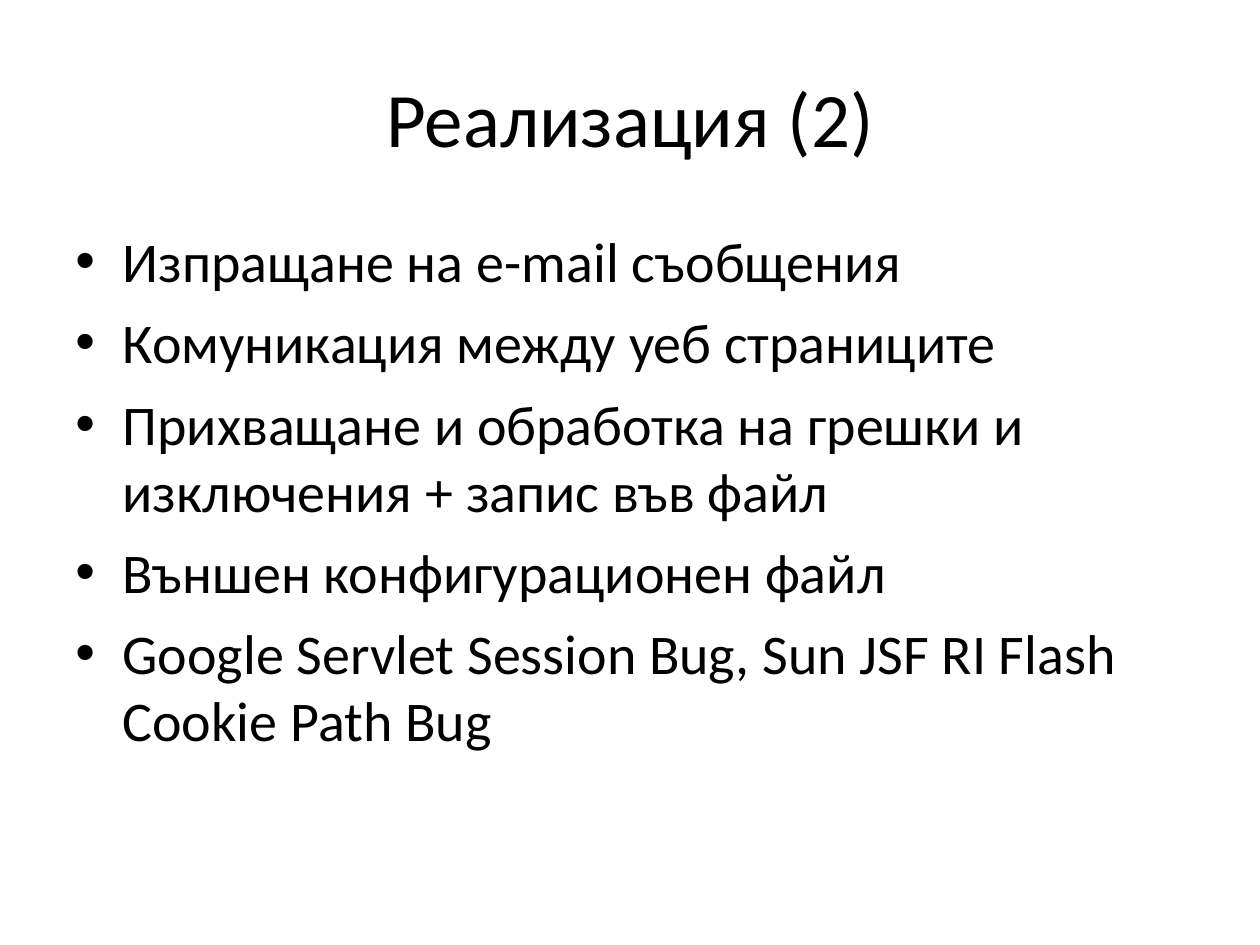
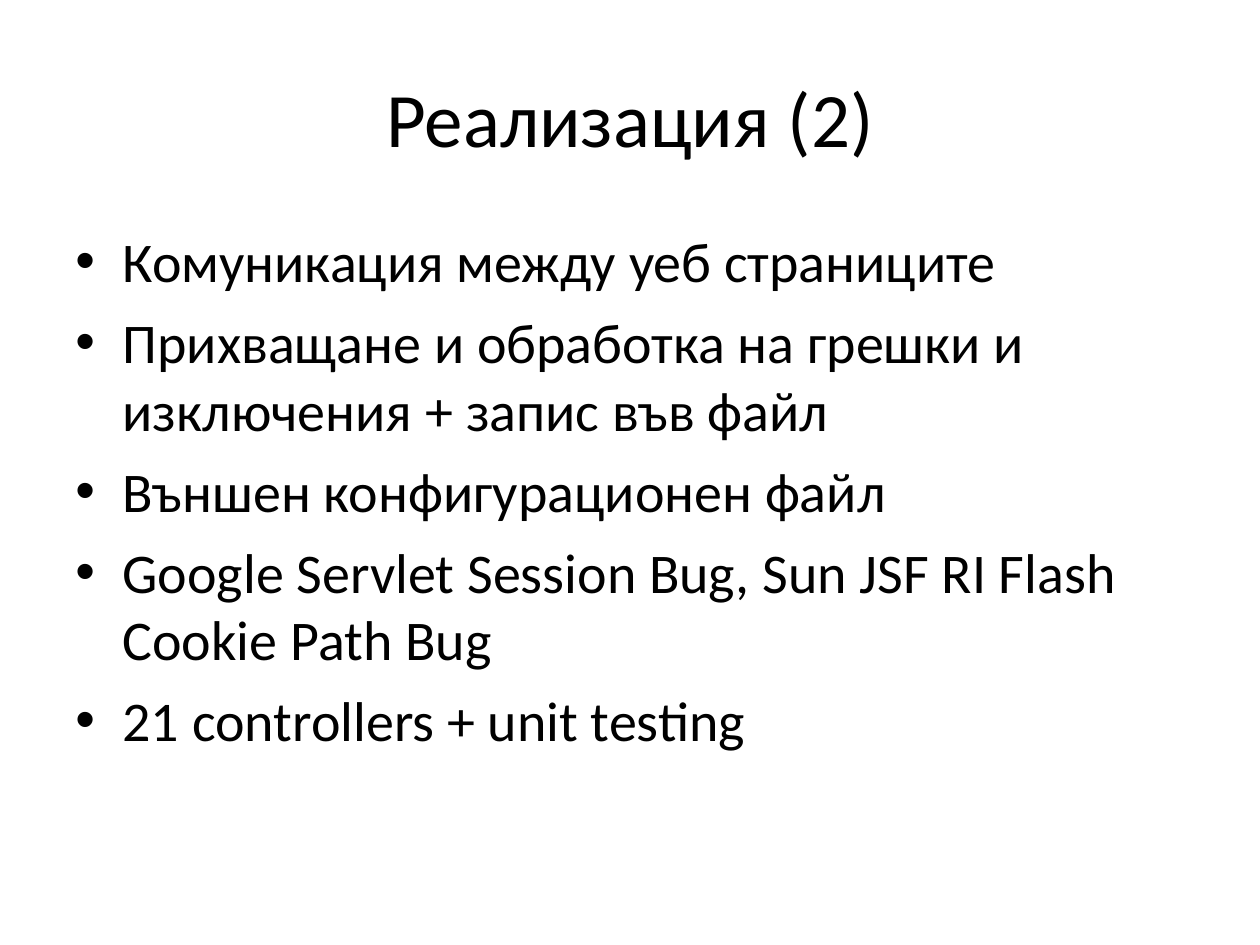
Before and after one commit to jasimcse/team2-strawberry, a slide deck: slide 23 of prezentaciq/venci.ppt (slide 14 before the commit). Drawn at 1260x945 pixels with LibreOffice and Linux fonts; fonts in the diff are those of the drawing. Boxes give left, top, right and bottom in pixels: in the first picture for what was removed or moved away, otherwise in the second. Text is boxed around its words. In the diff, an @@ line names an element or a change of style, - is before the commit and + after.

```diff
--- a/prezentaciq/venci.ppt
+++ b/prezentaciq/venci.ppt
@@ text at box(123, 243, 901, 292): paragraph removed @@
-• Изпращане на e-mail съобщения
@@ text at box(123, 702, 745, 751): paragraph added @@
+• 21 controllers + unit testing
```
Also in this commit, not shown: 8 other slides changed, 20 slides added, 4 slides removed.
